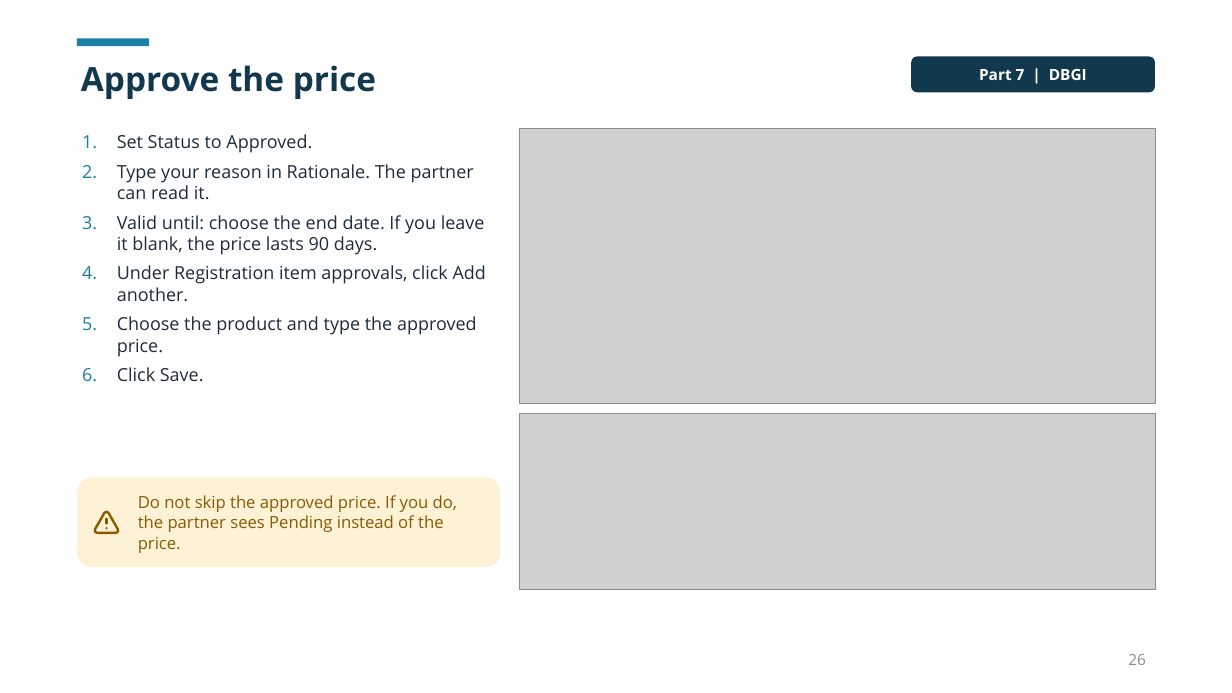
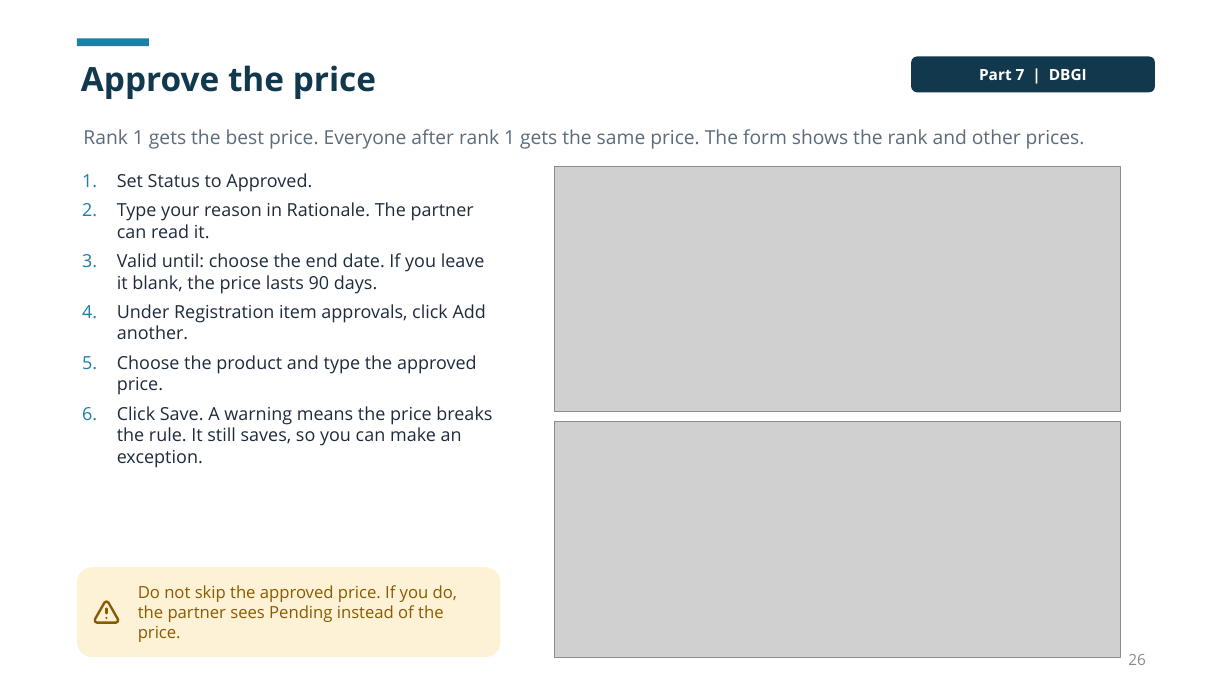
Before and after one commit to dbsuarez/dbgi-deal-registration-portal, a slide deck: slide 26 of docs/guides/Portal User Guide 2026-11/Using the DBGI Portal.pptx. Drawn at 1232x693 pixels with LibreOffice and Linux fonts; fonts in the diff are those of the drawing; grey boxes stand for pictures. Boxes give left, top, right and bottom in pixels: in the first picture for what was removed or moved away, otherwise in the second. Text is boxed around its words. In the diff, an @@ line names an element or a change of style, - is before the commit and + after.

```diff
--- a/docs/guides/Portal User Guide 2026-11/Using the DBGI Portal.pptx
+++ b/docs/guides/Portal User Guide 2026-11/Using the DBGI Portal.pptx
@@ text added at (x1=83, y1=129, x2=1085, y2=149), 15 pt, text #5B6B7A @@
+Rank 1 gets the best price. Everyone after rank 1 gets the same price. The form shows the rank and other prices.
@@ text "Set Status to Approved." moved from (x1=117, y1=134, x2=486, y2=381) to (x1=117, y1=173, x2=492, y2=468) @@
@@ picture resized from (x1=519, y1=128, x2=1155, y2=404) to (x1=555, y1=167, x2=1120, y2=412) @@
@@ text at (x1=117, y1=406, x2=492, y2=468): text changed @@
-6. Click Save.
+6. Click Save. A warning means the price breaks the rule. It still saves, so you can make an exception.
@@ picture resized from (x1=519, y1=414, x2=1155, y2=590) to (x1=555, y1=422, x2=1120, y2=657) @@
@@ rounded rectangle "Do not skip the approved ..." moved from (x1=77, y1=478, x2=500, y2=567) to (x1=77, y1=567, x2=500, y2=657) @@
@@ freeform shape moved from (x1=92, y1=508, x2=121, y2=537) to (x1=92, y1=598, x2=121, y2=627) @@
```
Also in this commit, not shown: 4 other slides changed, 47 other files.
